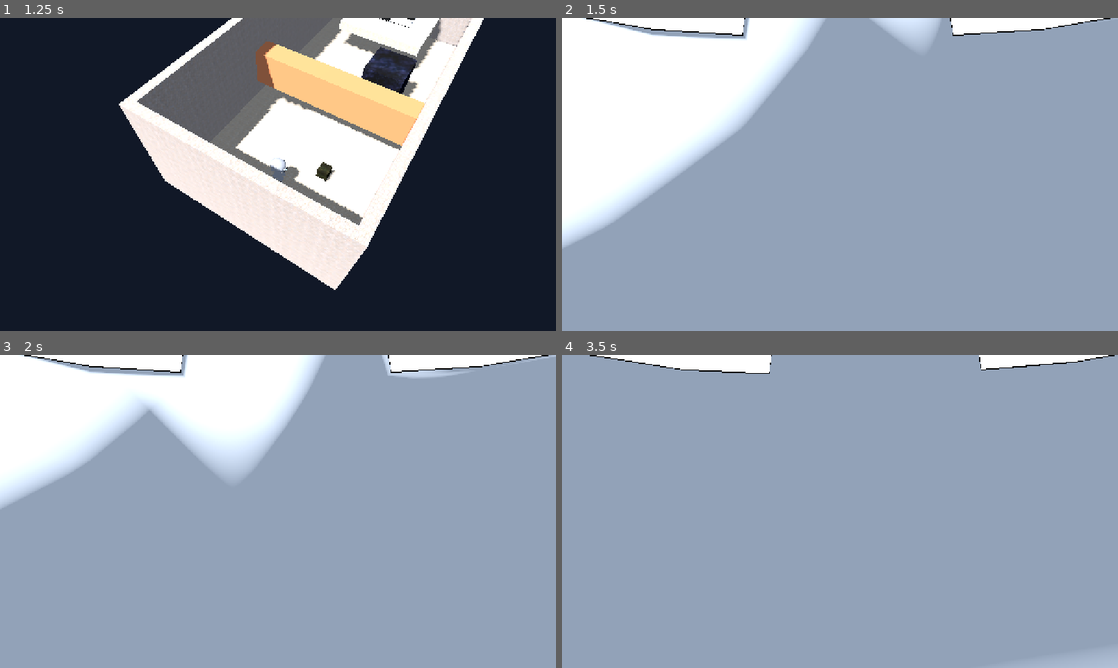
Above: before the commit, frames 1-4 (two rows, left to right).
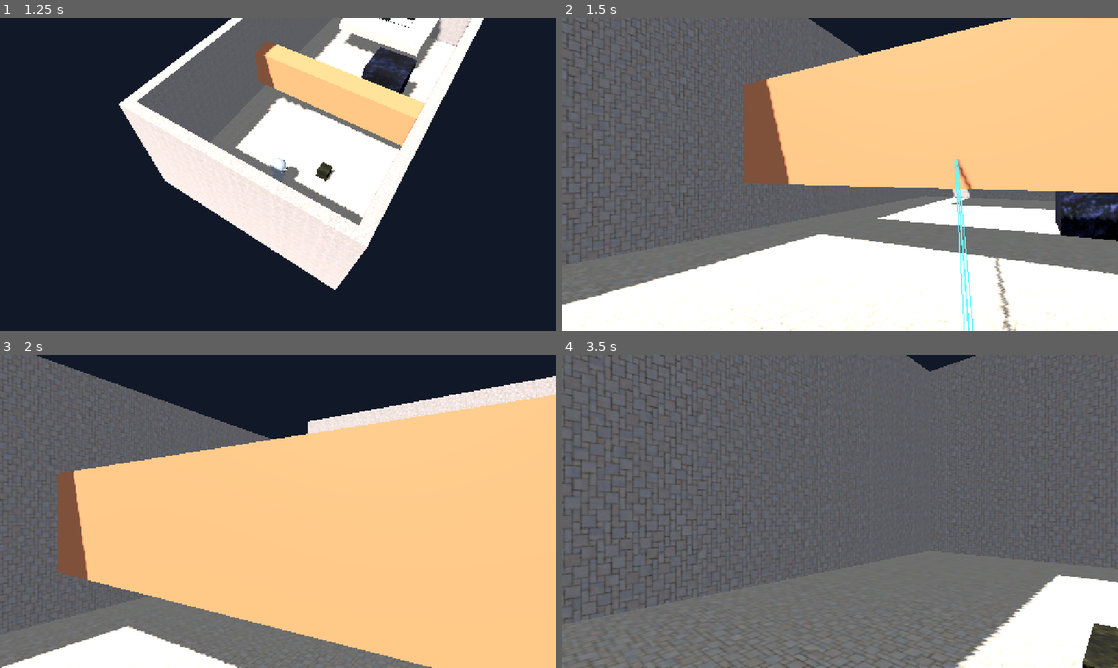
Above: after the commit, the same moments.

Repository: PabRvss/Sizing
Game: Godot game, scene res://MainMenu.tscn
The game is run twice, just before and just after one commit, with the same random seed, the same clock (stepped at 60 frames per second) and the same inputs.
Inputs (mouse positions are in pixels of both pictures, inside the frame that each line leads up to):
- Up to frame 1 (1.25 s): click "Jugar" at 0.5 s
- Up to frame 2 (1.5 s): tap Enter at 1.25 s; move the mouse to (962, 158) at 1.27 s; hold D (move_right) from 1.28 s (still down); tap C (toggle_camera_view) at 1.35 s; click (962, 158) at 1.42 s
- Up to frame 3 (2 s): keep holding D (move_right); tap Space (jump) at 1.52 s
- Up to frame 4 (3.5 s): move the mouse to (728, 527) at 2.02 s; release D (move_right) at 2.03 s; hold S (move_back) 2.03-2.78 s; tap Down (camera_down) at 2.1 s; tap Space (jump) at 2.27 s; tap C (toggle_camera_view) at 2.3, 3.05 s; move the mouse to (895, 442) at 2.77 s; hold D (move_right) from 2.78 s (still down); hold Left (camera_left) from 2.78 s (still down)

Frame 1 is identical in both runs. In frame 2, 100% of the frame differs, in the area x 0-100%, y 0-100%; in frame 3, 100%; in frame 4, 100%.

Commit message:
Corregir camara atrapada en robot: ocultar malla en primera persona y transicion instantanea

Diff:
--- a/camera_3d.gd
+++ b/camera_3d.gd
@@ -13,16 +13,20 @@
 	# Distancia cercana reducida para evitar ver dentro de las texturas/mallas al acercarse
 	near = 0.01
 
+func _alternar_vista() -> void:
+	primera_persona = not primera_persona
+	if primera_persona:
+		angulo_pitch = 0.0
+	elif target:
+		var offset := Vector3(sin(angulo_y) * distancia, altura, cos(angulo_y) * distancia)
+		global_position = target.global_position + offset
+
 func _unhandled_input(event: InputEvent) -> void:
 	if Input.is_action_just_pressed("toggle_camera_view"):
-		primera_persona = not primera_persona
-		if primera_persona:
-			angulo_pitch = 0.0
+		_alternar_vista()
 	elif event is InputEventKey and event.pressed and not event.echo:
 		if event.physical_keycode == KEY_C or event.keycode == KEY_C:
-			primera_persona = not primera_persona
-			if primera_persona:
-				angulo_pitch = 0.0
+			_alternar_vista()
 
 func _physics_process(delta):
 	if not target:
@@ -51,31 +55,21 @@
 		var pos_cabeza: Vector3 = target.global_position + Vector3(0.0, 1.25 * p_size, 0.0)
 
 		# Comprobar colisión hacia el frente para evitar atravesar paredes o cajas
-		var dist_adelante: float = 0.18 * p_size
+		var dist_adelante: float = 0.30 * p_size
 		var espacio = get_world_3d().direct_space_state
-		var check_dest: Vector3 = pos_cabeza + dir_frente * (dist_adelante + 0.15)
+		var check_dest: Vector3 = pos_cabeza + dir_frente * (dist_adelante + 0.1)
 		var rayo = PhysicsRayQueryParameters3D.create(pos_cabeza, check_dest)
 		rayo.exclude = [target.get_rid()]
 		rayo.collision_mask = 1 | 2
 		var hit = espacio.intersect_ray(rayo)
 		if not hit.is_empty():
 			var hit_dist: float = pos_cabeza.distance_to(hit.position)
-			dist_adelante = minf(dist_adelante, maxf(0.0, hit_dist - 0.06))
+			dist_adelante = minf(dist_adelante, maxf(0.0, hit_dist - 0.05))
 
 		var pos_ojos: Vector3 = pos_cabeza + dir_frente_h * dist_adelante
 		global_position = pos_ojos
 		look_at(pos_ojos + dir_frente, Vector3.UP)
 	else:
 		var offset := Vector3(sin(angulo_y) * distancia, altura, cos(angulo_y) * distancia)
-		var pos_ideal: Vector3 = target.global_position + offset
-		var espacio = get_world_3d().direct_space_state
-		var origen_3p: Vector3 = target.global_position + Vector3(0.0, 1.0, 0.0)
-		var rayo_3p = PhysicsRayQueryParameters3D.create(origen_3p, pos_ideal)
-		rayo_3p.exclude = [target.get_rid()]
-		rayo_3p.collision_mask = 1 | 2
-		var hit_3p = espacio.intersect_ray(rayo_3p)
-		if not hit_3p.is_empty():
-			var dir_to_cam: Vector3 = (pos_ideal - origen_3p).normalized()
-			pos_ideal = hit_3p.position - dir_to_cam * 0.15
-		global_position = global_position.lerp(pos_ideal, 6.0 * delta)
+		global_position = global_position.lerp(target.global_position + offset, 6.0 * delta)
 		look_at(target.global_position + Vector3(0, 0.5, 0), Vector3.UP)
--- a/player.gd
+++ b/player.gd
@@ -77,6 +77,7 @@
 	if cam:
 		if cam.get("primera_persona") == true:
 			es_primera_persona = true
+		malla.visible = not es_primera_persona
 		adelante = -cam.global_transform.basis.z
 		adelante.y = 0
 		adelante = adelante.normalized()
